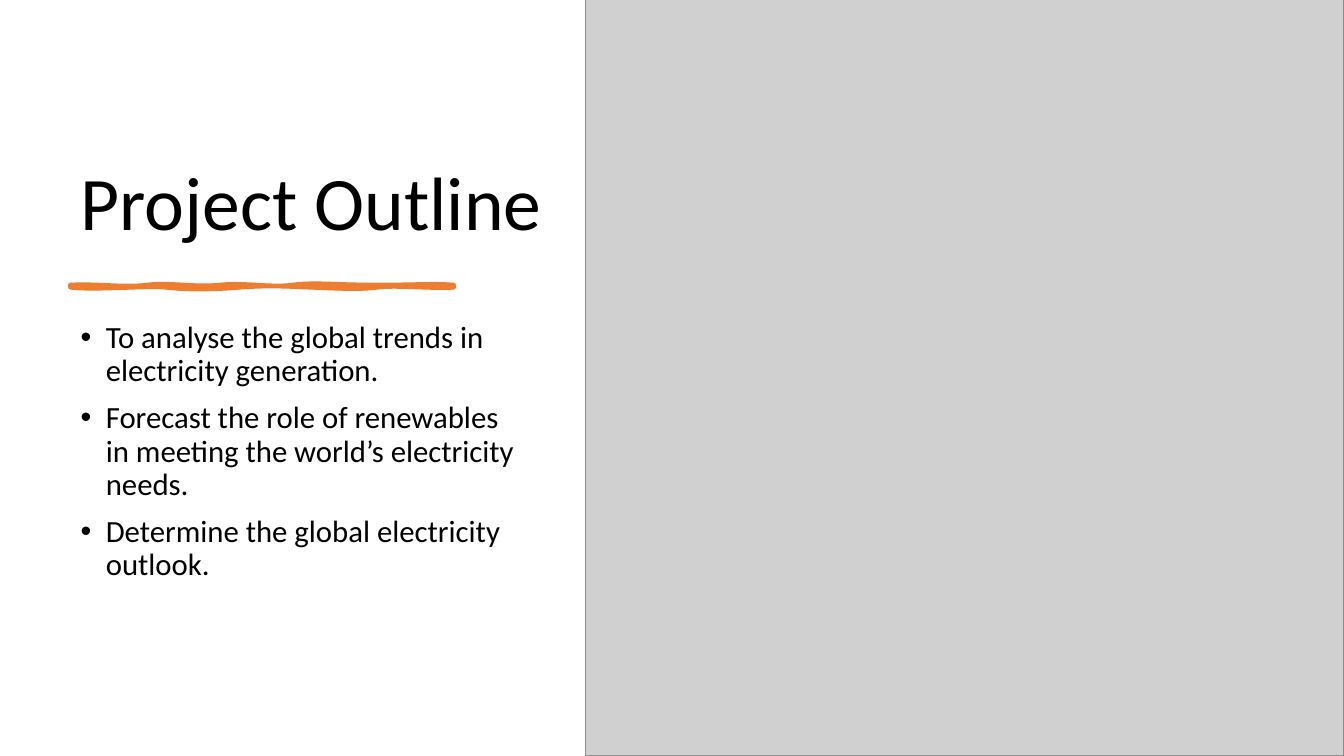
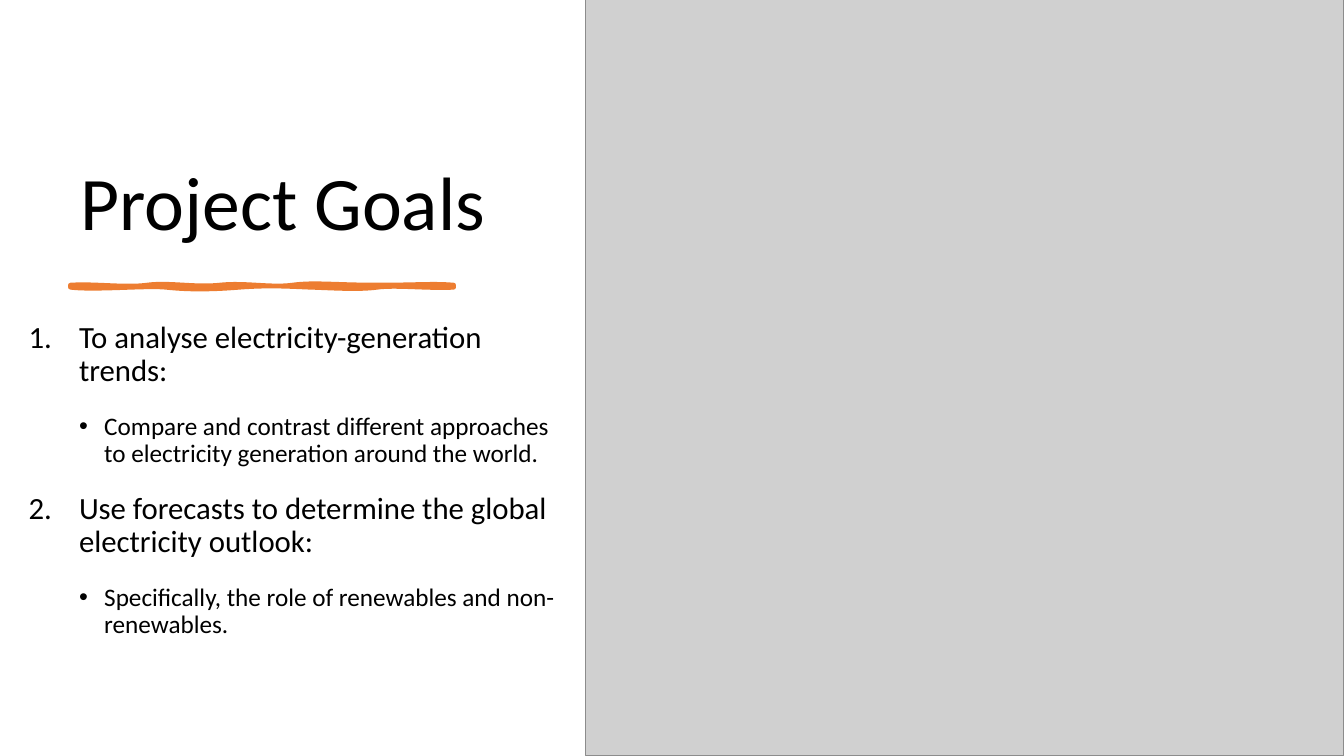
Before and after one commit to shwetajain1022/Project-4, a slide deck: slide 2 of Presentation/Proj4_presentation.pptx. Drawn at 1344x756 pixels with LibreOffice and Linux fonts; fonts in the diff are those of the drawing; grey boxes stand for pictures. Boxes give left, top, right and bottom in pixels: in the first picture for what was removed or moved away, otherwise in the second. Text is boxed around its words. In the diff, an @@ line names an element or a change of style, - is before the commit and + after.

```diff
--- a/Presentation/Proj4_presentation.pptx
+++ b/Presentation/Proj4_presentation.pptx
@@ title at bbox=[81, 177, 485, 243]: text changed @@
-Project Outline
+Project Goals
@@ text at bbox=[79, 326, 554, 634]: text changed; size 22 to 18 pt @@
-• To analyse the global trends in electricity generation.
-• Forecast the role of renewables in meeting the world’s electricity needs.
-• Determine the global electricity outlook.
+1. To analyse electricity-generation trends:
+  • Compare and contrast different approaches to electricity generation around the world.
+2. Use forecasts to determine the global electricity outlook:
+  • Specifically, the role of renewables and non-renewables.
```
Also in this commit, not shown: 2 other slides changed, 5 slides added, 2 other files.
